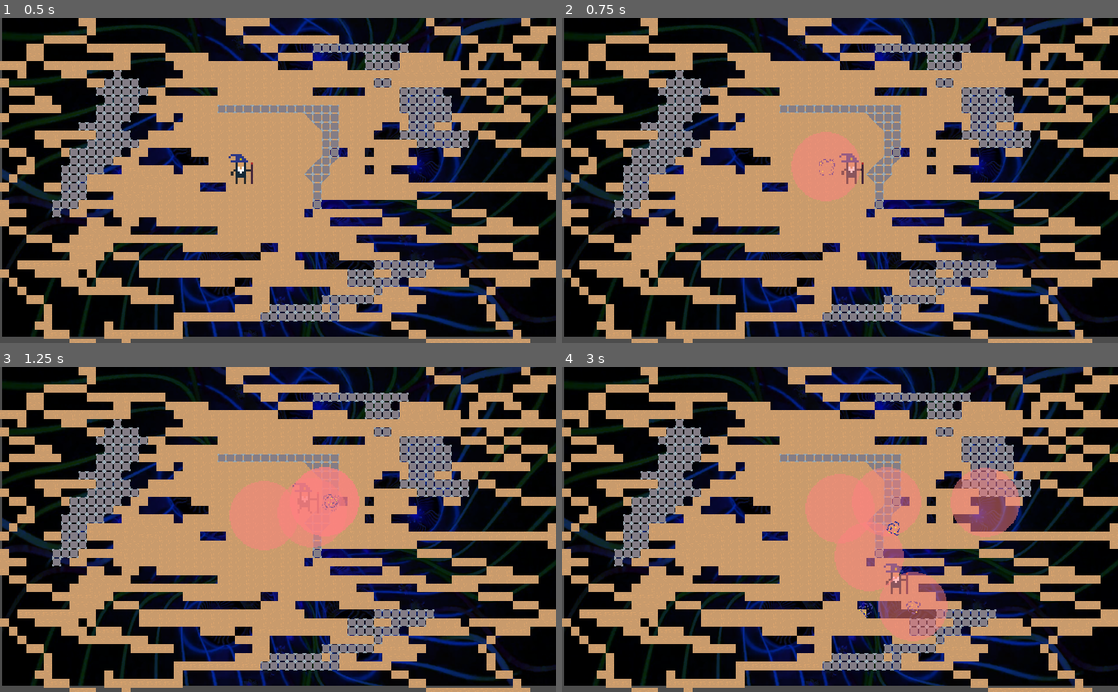
Above: before the commit, frames 1-4 (two rows, left to right).
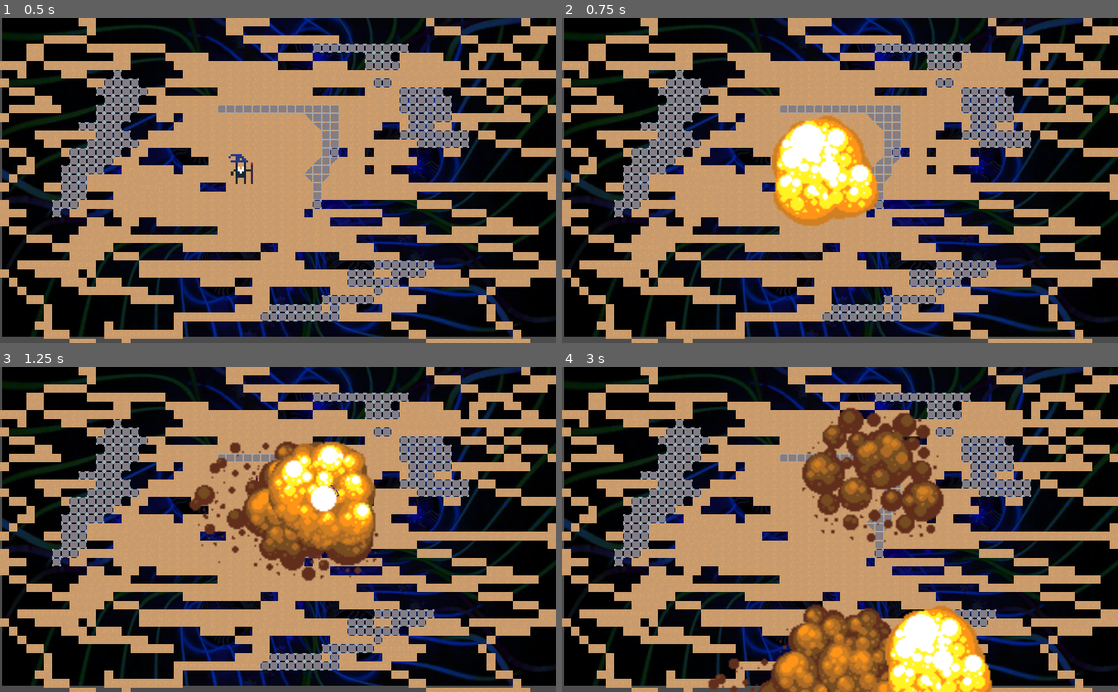
Above: after the commit, the same moments.

Repository: Magorx/olanir-cast
Game: Godot game, scene res://Main.tscn
The game is run twice, just before and just after one commit, with the same random seed, the same clock (stepped at 60 frames per second) and the same inputs.
Inputs (mouse positions are in pixels of both pictures, inside the frame that each line leads up to):
- Up to frame 1 (0.5 s): no input
- Up to frame 2 (0.75 s): tap Enter at 0.5 s; move the mouse to (962, 164) at 0.52 s; press the mouse at (962, 164) at 0.53 s; hold D (move_right) from 0.53 s (still down)
- Up to frame 3 (1.25 s): keep holding D (move_right)
- Up to frame 4 (3 s): move the mouse to (728, 545) at 1.27 s; release D (move_right) at 1.28 s; release the mouse at (728, 545) at 1.28 s; hold S (move_down) 1.28-2.03 s; click (728, 545) at 1.35 s; move the mouse to (895, 458) at 2.02 s; press the mouse at (895, 458) at 2.03 s; hold D (move_right) 2.03-2.78 s; move the mouse to (812, 594) at 2.77 s; release the mouse at (812, 594) at 2.78 s; hold W (move_up) from 2.78 s (still down); click (812, 594) at 2.85 s

Frame 1 is identical in both runs. In frame 2, 5.1% of the frame differs, in the area x 37-57%, y 29-65%; in frame 3, 9.1%; in frame 4, 22%, in the area x 26-83%, y 12-100%.

Commit message:
smol

Diff:
--- a/src/Main.gd
+++ b/src/Main.gd
@@ -8,6 +8,7 @@
 
 # Called when the node enters the scene tree for the first time.
 func _ready():
+    randomize()
     Controller.set_controlled($Unit)
 
 
--- a/src/Main.tscn
+++ b/src/Main.tscn
@@ -90,6 +90,6 @@
 format = 1
 tile_data = PoolIntArray( 655385, 1, 0, 655386, 1, 0, 655387, 1, 0, 655388, 1, 0, 655389, 1, 0, 655390, 1, 0, 655391, - …(622 unchanged characters)…
 
-[node name="Unit" parent="." groups=["units"] instance=ExtResource( 1 )]
+[node name="Unit" parent="." instance=ExtResource( 1 )]
 position = Vector2( 442, 275 )
 collision_layer = 1
--- a/src/area_effect/AreaEffect.gd
+++ b/src/area_effect/AreaEffect.gd
@@ -6,7 +6,10 @@
 
 export var expire_time: float = 1
 export var tps: int = 5
-export var oneshot: bool = false
+export var one_shot: bool = false
+
+
+var caster
 
 
 signal appeared
@@ -21,18 +24,23 @@
     $ExpireTimer.wait_time = expire_time
     $ExpireTimer.start()
 
-    $TickTimer.wait_time = 1 / max(tps, 1)
+    $TickTimer.wait_time = 1.0 / max(tps, 1)
     $TickTimer.start()
 
 
-func on_appear(pos, dir):
+func on_appear(caster_, pos, _dir):
+    caster = caster_
     position = pos
     emit_signal("appeared")
+
+    if one_shot:
+        $TickTimer.wait_time = 0
+        $TickTimer.one_shot = true
 
 
 func on_effect_tick():
     emit_signal("effect_tick")
-    if oneshot:
+    if one_shot:
         on_expire()
 
 
--- a/src/area_effect/collection/AreaEffectCircle.gd
+++ b/src/area_effect/collection/AreaEffectCircle.gd
@@ -1,14 +1,47 @@
+# this is just an example of what area could be
 extends AreaEffect
 
+const energy_bolt = preload("res://projectile/collection/EnergyBalt.tscn")
 
+
+export var radius: float = 5
 export var color: Color = Color(255, 255, 255, 255 / 2)
 
 
-func _ready():
-    $AnimatedSprite.modulate = color
+var spell: Spell
 
 
-func on_unit_enter(unit: Unit):
-    if unit is Projectile:
-        var norm = (unit.position - position).normalized()
-        unit.velocity -= 2 * unit.velocity.dot(norm) * norm
+func _ready():
+    scale.x = 2 * radius / $AnimatedSprite.frames.get_frame("default", 0).get_size().x
+    scale.y = scale.x
+
+    spell = Spell.new()
+    spell.add_rune(RuneSpawnProjectile.new().set_projectile_type(energy_bolt))
+
+
+func on_appear(caster, pos, dir):
+    $AnimatedSprite.play("boom")
+    .on_appear(caster, pos, dir)
+
+
+func on_effect_tick():
+    var bodies = get_overlapping_bodies()
+    for body in bodies:
+        if body is Unit:
+            var unit: Unit = body as Unit
+            var dir = unit.position - position
+            dir = dir.normalized()
+
+            body.velocity += dir * 64 * 50
+    .on_effect_tick()
+
+
+func on_expire():
+    yield($AnimatedSprite, "animation_finished")
+    .on_expire()
+
+
+#func on_unit_enter(unit: Unit):
+#    if unit is Projectile:
+#        var norm = (unit.position - position).normalized()
+#        unit.velocity -= 2 * unit.velocity.dot(norm) * norm
--- a/src/area_effect/collection/AreaEffectCircle.tscn
+++ b/src/area_effect/collection/AreaEffectCircle.tscn
@@ -1,11 +1,72 @@
-[gd_scene load_steps=6 format=2]
+[gd_scene load_steps=19 format=2]
 
 [ext_resource path="res://area_effect/AreaEffect.tscn" type="PackedScene" id=1]
 [ext_resource path="res://texture/shape/circle.png" type="Texture" id=2]
 [ext_resource path="res://area_effect/collection/AreaEffectCircle.gd" type="Script" id=3]
+[ext_resource path="res://texture/Explosion.png" type="Texture" id=4]
 
 [sub_resource type="CircleShape2D" id=1]
 radius = 32.0
+
+[sub_resource type="AtlasTexture" id=3]
+flags = 4
+atlas = ExtResource( 4 )
+region = Rect2( 0, 0, 96, 96 )
+
+[sub_resource type="AtlasTexture" id=4]
+flags = 4
+atlas = ExtResource( 4 )
+region = Rect2( 96, 0, 96, 96 )
+
+[sub_resource type="AtlasTexture" id=5]
+flags = 4
+atlas = ExtResource( 4 )
+region = Rect2( 192, 0, 96, 96 )
+
+[sub_resource type="AtlasTexture" id=6]
+flags = 4
+atlas = ExtResource( 4 )
+region = Rect2( 288, 0, 96, 96 )
+
+[sub_resource type="AtlasTexture" id=7]
+flags = 4
+atlas = ExtResource( 4 )
+region = Rect2( 384, 0, 96, 96 )
+
+[sub_resource type="AtlasTexture" id=8]
+flags = 4
+atlas = ExtResource( 4 )
+region = Rect2( 480, 0, 96, 96 )
+
+[sub_resource type="AtlasTexture" id=9]
+flags = 4
+atlas = ExtResource( 4 )
+region = Rect2( 576, 0, 96, 96 )
+
+[sub_resource type="AtlasTexture" id=10]
+flags = 4
+atlas = ExtResource( 4 )
+region = Rect2( 672, 0, 96, 96 )
+
+[sub_resource type="AtlasTexture" id=11]
+flags = 4
+atlas = ExtResource( 4 )
+region = Rect2( 768, 0, 96, 96 )
+
+[sub_resource type="AtlasTexture" id=12]
+flags = 4
+atlas = ExtResource( 4 )
+region = Rect2( 864, 0, 96, 96 )
+
+[sub_resource type="AtlasTexture" id=13]
+flags = 4
+atlas = ExtResource( 4 )
+region = Rect2( 960, 0, 96, 96 )
+
+[sub_resource type="AtlasTexture" id=14]
+flags = 4
+atlas = ExtResource( 4 )
+region = Rect2( 1056, 0, 96, 96 )
 
 [sub_resource type="SpriteFrames" id=2]
 animations = [ {
@@ -13,12 +74,18 @@
 "loop": true,
 "name": "default",
 "speed": 5.0
+}, {
+"frames": [ SubResource( 3 ), SubResource( 4 ), SubResource( 5 ), SubResource( 6 ), SubResource( 7 ), SubResource( 8 ), SubResource( 9 ), SubResource( 10 ), SubResource( 11 ), SubResource( 12 ), SubResource( 13 ), SubResource( 14 ) ],
+"loop": true,
+"name": "boom",
+"speed": 12.0
 } ]
 
 [node name="AreaEffectCircle" instance=ExtResource( 1 )]
 scale = Vector2( 2, 2 )
 script = ExtResource( 3 )
-expire_time = 2.0
+one_shot = true
+radius = 100.0
 color = Color( 1, 0.505882, 0.505882, 0.501961 )
 
 [node name="CollisionShape2D" parent="." index="0"]
@@ -26,3 +93,4 @@
 
 [node name="AnimatedSprite" parent="." index="1"]
 frames = SubResource( 2 )
+animation = "boom"
--- a/src/creature/Creature.gd
+++ b/src/creature/Creature.gd
@@ -4,12 +4,15 @@
 class_name Creature
 
 
-# Declare member variables here. Examples:
-# var a = 2
-# var b = "text"
+export var max_hp: int = 100
+export var max_mp: int = 10
 
 
-# Called when the node enters the scene tree for the first time.
+var hp = max_hp
+var mp = max_mp
+
+
+
 func _ready():
     pass # Replace with function body.
 
--- /dev/null
+++ b/src/creature/Stats.gd
@@ -0,0 +1,16 @@
+extends Node
+
+
+export var hp: int = 100
+export var mp: int = 100
+
+
+export var move_speed: float = 1
+export var move_attack_time: float = 0.2
+export var move_release_time: float = 0.2
+
+
+export var slide_speed_multiplier: float = 1.5
+export var slide_time: float = 0.75
+export var slide_attack_time: float = 0.1
+export var slide_release_time: float = 0.35
--- /dev/null
+++ b/src/creature/Stats.tscn
@@ -0,0 +1,6 @@
+[gd_scene load_steps=2 format=2]
+
+[ext_resource path="res://creature/Stats.gd" type="Script" id=1]
+
+[node name="Stats" type="Node"]
+script = ExtResource( 1 )
--- a/src/magic/rune/collection/rune_spawn_area.gd
+++ b/src/magic/rune/collection/rune_spawn_area.gd
@@ -33,7 +33,7 @@
     _ign = area.connect("expired", self, "on_area_expired")
 
     caster.get_parent().add_child(area)
-    area.on_appear(position, direction)
+    area.on_appear(caster, position, direction)
 
     return true
 
@@ -60,3 +60,10 @@
 
 func on_area_expired():
     pass
+
+
+func duplicate_no_chain():
+    var dup = .duplicate_no_chain()
+    dup.area_type = area_type
+
+    return dup
--- a/src/magic/rune/collection/rune_spawn_projectile.gd
+++ b/src/magic/rune/collection/rune_spawn_projectile.gd
@@ -12,12 +12,12 @@
     return self
 
 
-func modify_projectile(proj):
+func modify_projectile(_proj):
     pass
 
 
-func on_cast(caster_, position, direction, rune_chain_: RuneChain) -> bool:
-    if not .on_cast(caster_, position, direction, rune_chain_):
+func on_cast(caster, position, direction, rune_chain_: RuneChain) -> bool:
+    if not .on_cast(caster, position, direction, rune_chain_):
         return false
 
     var proj: Projectile = projectile_type.instance()
@@ -29,13 +29,15 @@
 
     caster.get_parent().add_child(proj)
 
-    proj.connect("fired", self, "on_proj_fire")
-    proj.connect("hit", self, "on_proj_hit")
-    proj.connect("hit_unit", self, "on_proj_hit_unit")
-    proj.connect("lifetime_expired", self, "on_proj_lifetime_expired")
-    proj.connect("expired", self, "on_proj_expired")
+    var _ign = null
 
-    proj.on_fire(position + shift, direction)
+    _ign = proj.connect("fired", self, "on_proj_fire")
+    _ign = proj.connect("hit", self, "on_proj_hit")
+    _ign = proj.connect("hit_unit", self, "on_proj_hit_unit")
+    _ign = proj.connect("lifetime_expired", self, "on_proj_lifetime_expired")
+    _ign = proj.connect("expired", self, "on_proj_expired")
+
+    proj.on_fire(caster, position + shift, direction)
 
     return true
 
@@ -67,3 +69,10 @@
 #        shift += caster.velocity.normalized() * caster.max_velocity * (2 / Engine.iterations_per_second)
 
     return shift
+
+
+func duplicate_no_chain():
+    var dup = .duplicate_no_chain()
+    dup.projectile_type = projectile_type
+
+    return dup
--- a/src/magic/rune/rune.gd
+++ b/src/magic/rune/rune.gd
@@ -11,7 +11,7 @@
     return rune
 
 
-func cast(caster_, position, direction, rune_chain_: RuneChain) -> bool:
+func cast(_caster_, _position, _direction, _rune_chain_: RuneChain) -> bool:
     return false
 
 
@@ -32,3 +32,13 @@
 
 func on_end():
     pass
+
+
+func duplicate_no_chain():
+    var dup = get_script().new()
+    dup.caster = caster
+    dup.cast_position = cast_position
+    dup.cast_direction = cast_direction
+    dup.rune_chain = null
+
+    return dup
--- a/src/magic/rune_chain/rune_chain.gd
+++ b/src/magic/rune_chain/rune_chain.gd
@@ -24,7 +24,8 @@
 
 func duplicate():
     var dup = get_script().new()
-    dup.data = data.duplicate()
+    for rune in data:
+        dup.add(rune.duplicate_no_chain())
     dup.cur_idx = cur_idx
 
     return dup
--- a/src/magic/spell/spell.gd
+++ b/src/magic/spell/spell.gd
@@ -9,12 +9,11 @@
 
 
 func cast(caster, position, direction) -> bool:
+    rune_chain.reset()
     var rune = rune_chain.take()
     if not rune:
         return false
 
     rune.on_cast(caster, position, direction, rune_chain.duplicate())
 
-    rune_chain.reset()
-
     return true
--- a/src/projectile/Projectile.gd
+++ b/src/projectile/Projectile.gd
@@ -14,6 +14,9 @@
 export var safecast_shift: float = 0
 
 
+var caster
+
+
 # Called when the node enters the scene tree for the first time.
 func _ready():
     $ExpireTimer.set_wait_time(live_time)
@@ -22,7 +25,7 @@
     pass # Replace with function body.
 
 
-func _process(delta):
+func _process(_delta):
     look_at(position + velocity)
 
 
@@ -36,22 +39,18 @@
         on_hit(collision)
 
 
-func on_fire(position_ : Vector2, direction : Vector2):
-    emit_signal("fired")
+func on_fire(caster_, position_ : Vector2, direction : Vector2):
+    caster = caster_
 
     position = position_
     velocity = direction.normalized() * max_velocity
     look_at(position + velocity)
 
+    emit_signal("fired")
+
 
 func on_hit(collision: KinematicCollision2D):
     emit_signal("hit", collision)
-
-#    print("hit: ", (position - collision.collider.position).length())
-#    print("me: ", ($CollisionShape2D.shape as CircleShape2D).radius)
-#    print("him: ", (collision.collider.get_node("CollisionShape2D").shape as CircleShape2D).radius)
-#    print("---- ", (position - collision.position).length())
-#    print("vel ", velocity)
 
     velocity = Vector2(0, 0)
     on_expire()
--- a/src/projectile/collection/EnergyBalt.gd
+++ b/src/projectile/collection/EnergyBalt.gd
@@ -11,8 +11,8 @@
     pass # Replace with function body.
 
 
-func on_fire(position_ : Vector2, velocity_ : Vector2):
-    .on_fire(position_, velocity_)
+func on_fire(caster, position_ : Vector2, velocity_ : Vector2):
+    .on_fire(caster, position_, velocity_)
     $AnimatedSprite.play("idle")
 
 
--- a/src/wizard.gd
+++ b/src/wizard.gd
@@ -4,17 +4,17 @@
 const energy_bolt = preload("res://projectile/collection/EnergyBalt.tscn")
 const circle_area = preload("res://area_effect/collection/AreaEffectCircle.tscn")
 
+
 var spell: Spell
 var direction: Vector2
 var cast_radius = 32
 
-# Called when the node enters the scene tree for the first time.
+
 func _ready():
     spell = Spell.new()
     spell.add_rune(RuneCastNext.new())
     spell.add_rune(RuneSpawnTriggerProjectile.new().set_projectile_type(energy_bolt))
     spell.add_rune(RuneSpawnAreaEffect.new().set_area_type(circle_area))
-    pass # Replace with function body.
 
 
 func _process(_delta):
Binary file added: src/texture/Explosion.png
Not shown, added: src/texture/Explosion.png.import
